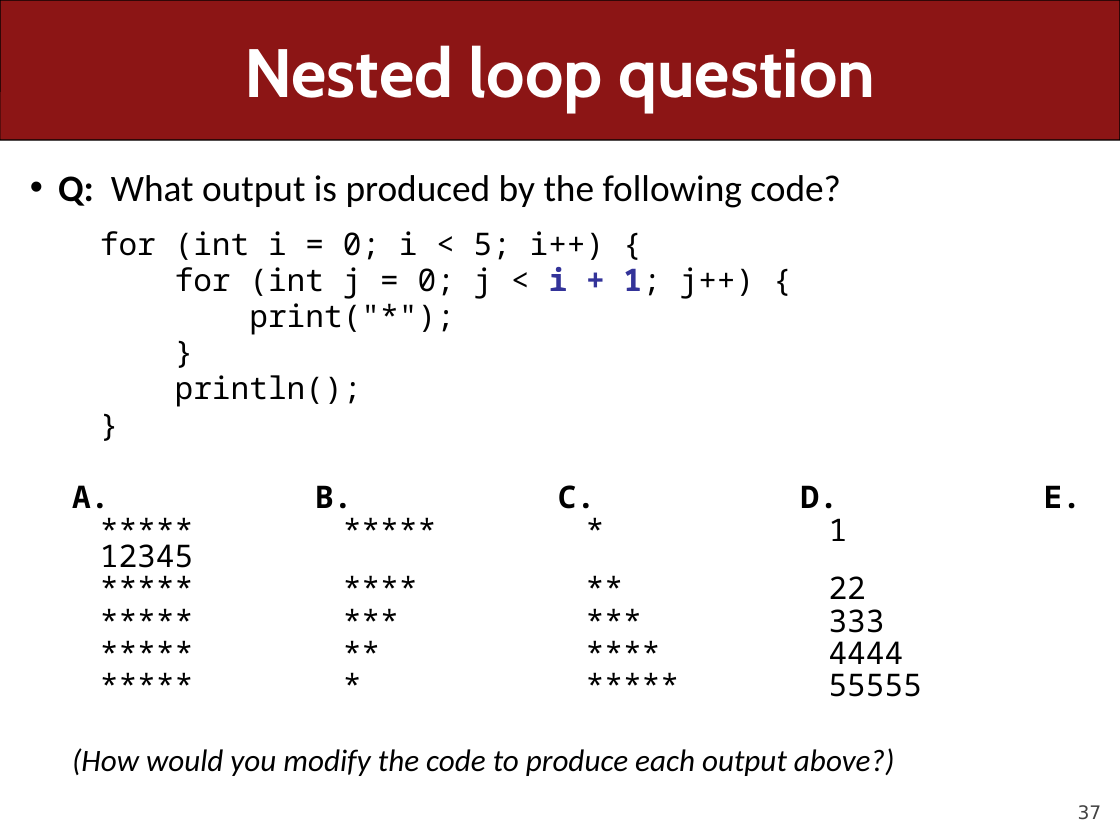
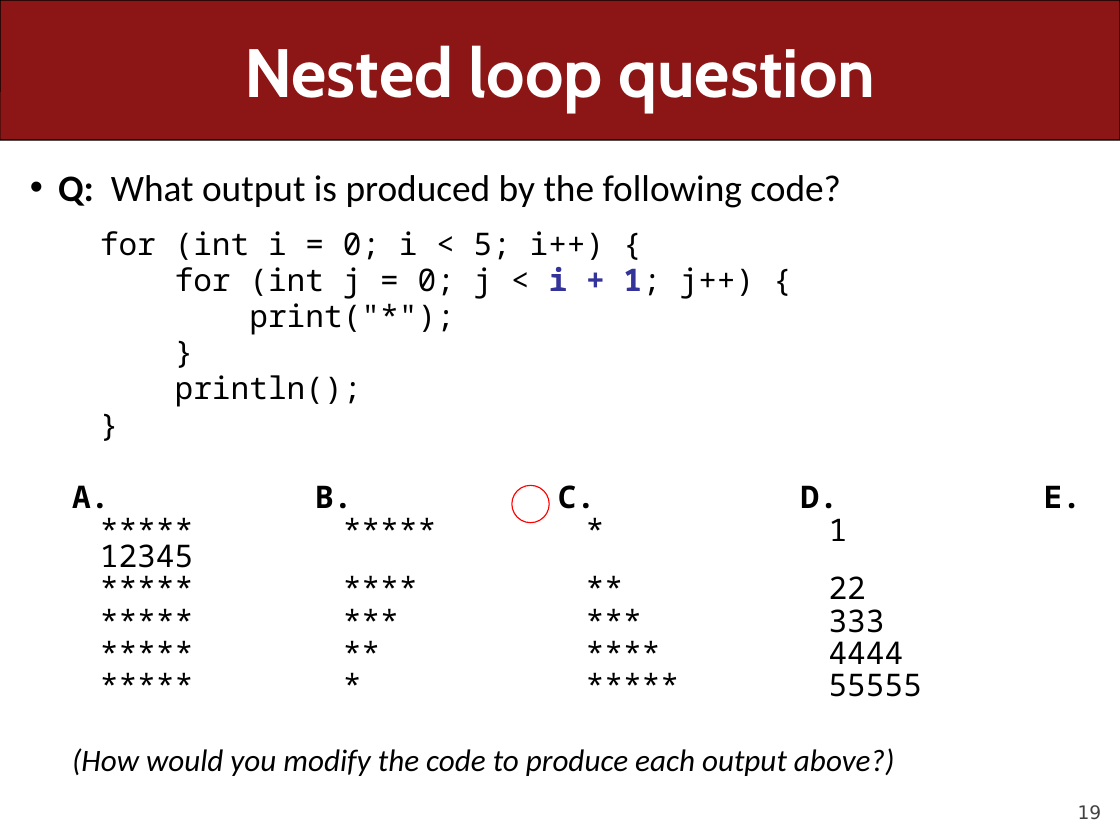
Before and after one commit to ckincaid17/cs106a-summer-2018, a slide deck: slide 19 of WWW/lectures/Lecture6/Lecture6.pptx (slide 37 before the commit). Drawn at 1120x840 pixels with LibreOffice and Linux fonts; fonts in the diff are those of the drawing. Boxes give left, top, right and bottom in pixels: in the first picture for what was removed or moved away, otherwise in the second. Text is boxed around its words. In the diff, an @@ line names an element or a change of style, - is before the commit and + after.

```diff
--- a/WWW/lectures/Lecture6/Lecture6.pptx
+++ b/WWW/lectures/Lecture6/Lecture6.pptx
@@ ellipse added at (512, 485, 549, 522), outline #FF0000 0.75 pt @@
@@ page number at (1078, 805, 1102, 820): text changed @@
-37
+19
```
Also in this commit, not shown: 41 other slides changed, 7 slides added, 20 slides removed, 1 other file.
